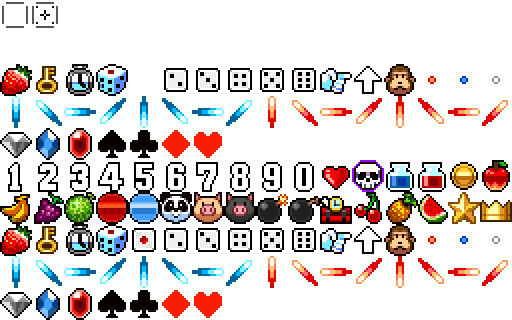
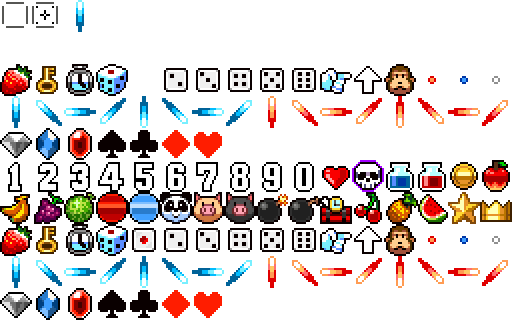
Comparing the layer stacks of the two (512, 320) images. Changes:
painted on "icon0.png" over [76, 0, 84, 32]
